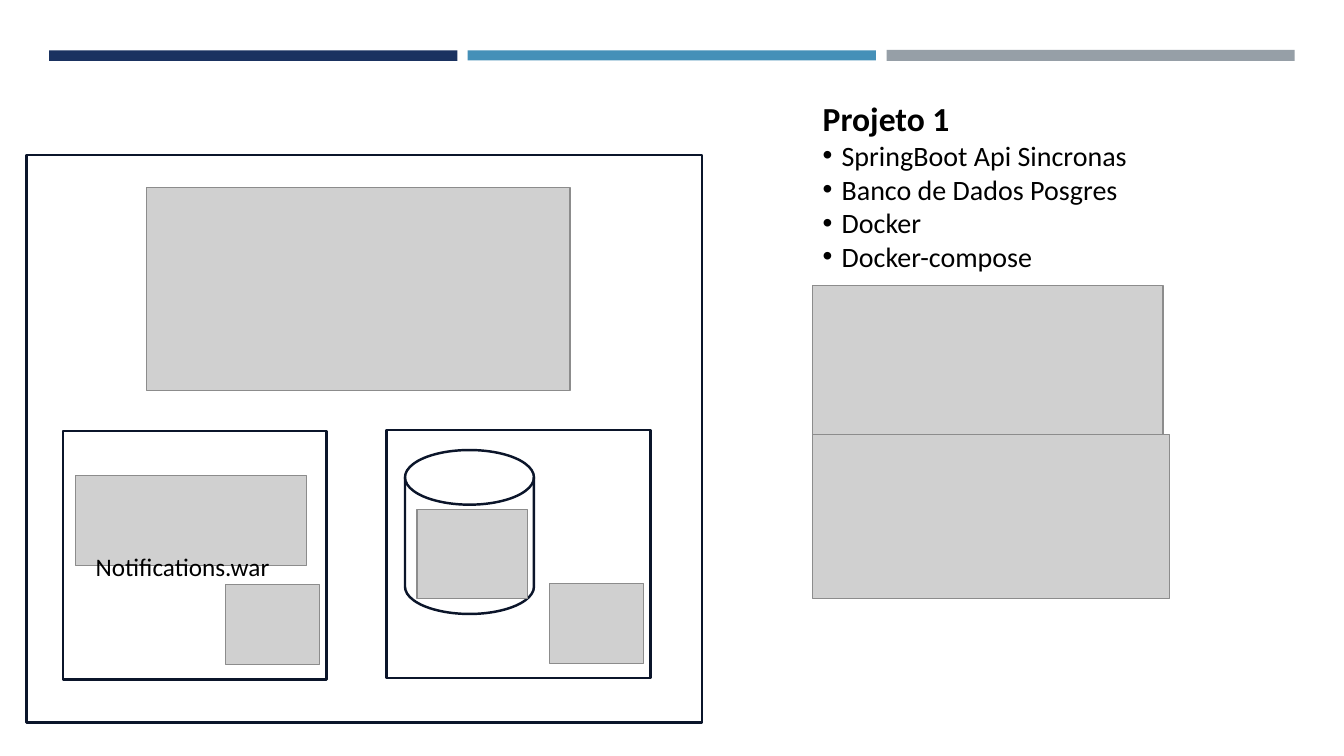
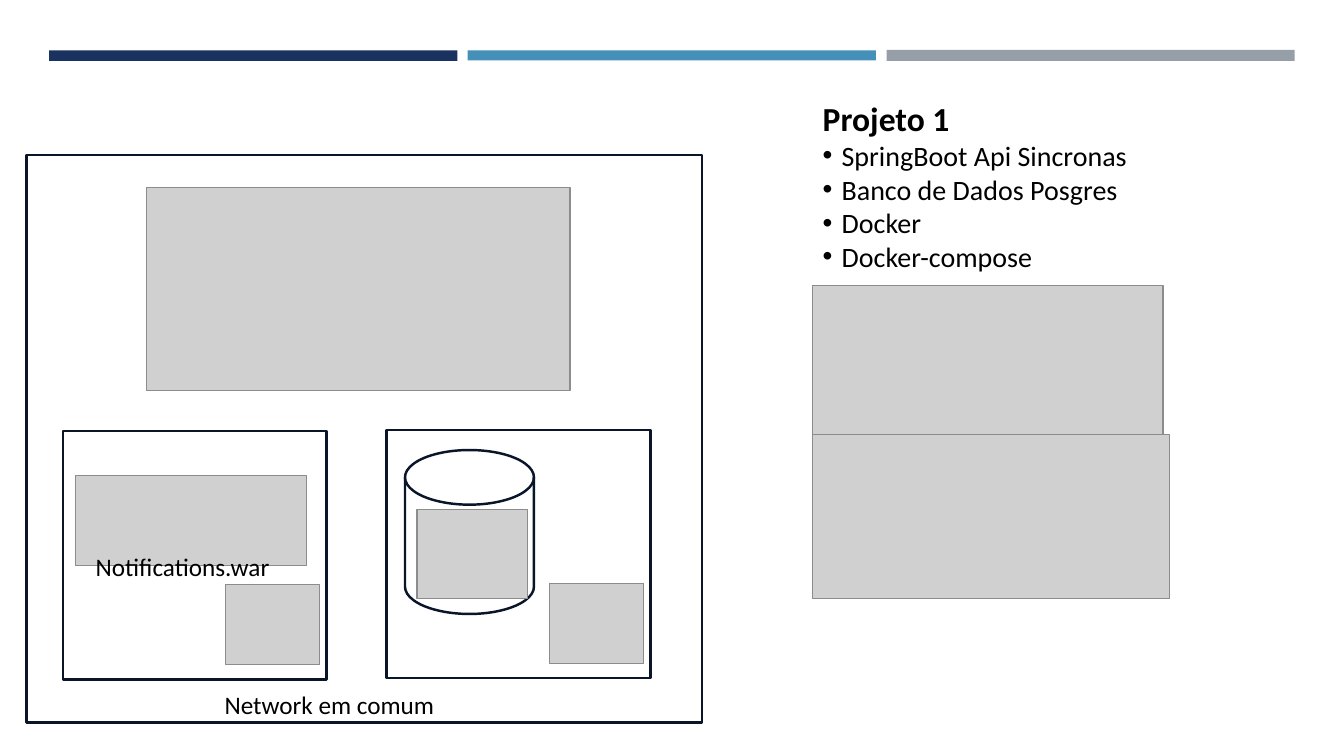
Before and after one commit to fahpsouza/notifications, a slide deck: slide 2 of docs/Notifications App.pptx. Drawn at 1344x756 pixels with LibreOffice and Linux fonts; fonts in the diff are those of the drawing; grey boxes stand for pictures. Boxes give left, top, right and bottom in pixels: in the first picture for what was removed or moved away, otherwise in the second. Text is boxed around its words. In the diff, an @@ line names an element or a change of style, - is before the commit and + after.

```diff
--- a/docs/Notifications App.pptx
+++ b/docs/Notifications App.pptx
@@ text added at [225,696,434,714], 18 pt, text #000000 @@
+Network em comum
```
Also in this commit, not shown: 7 other files.
